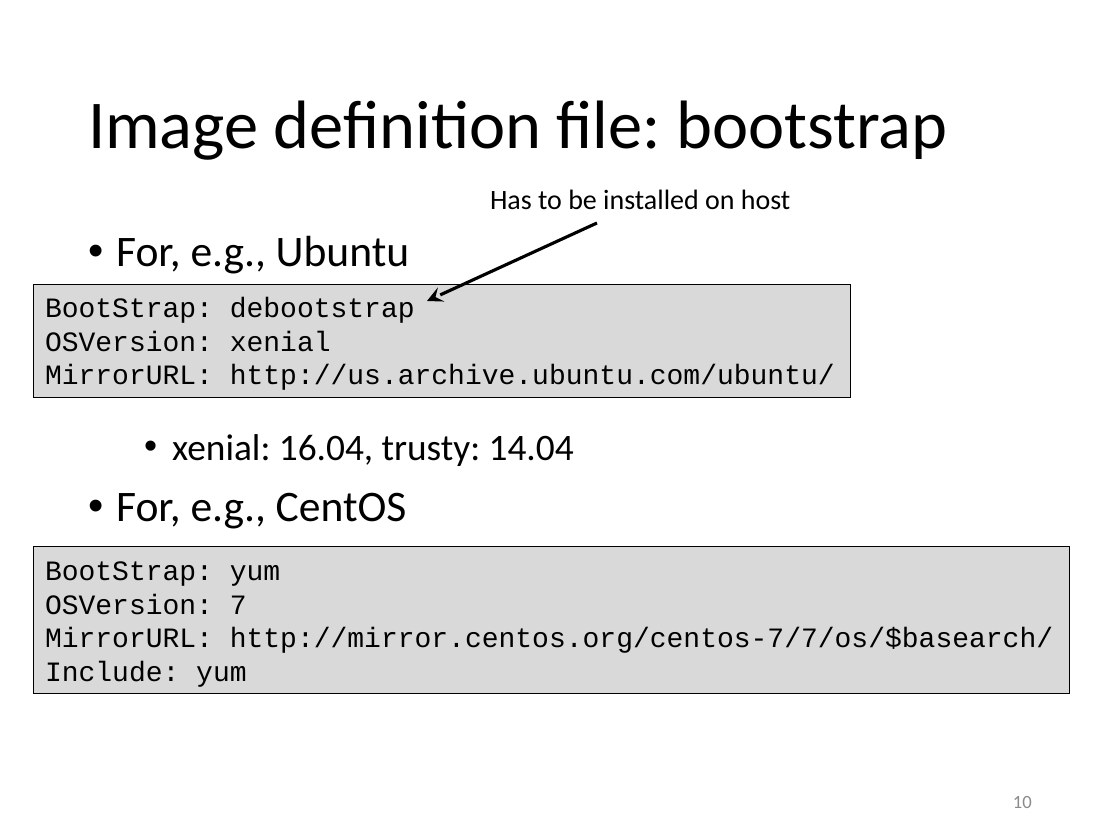
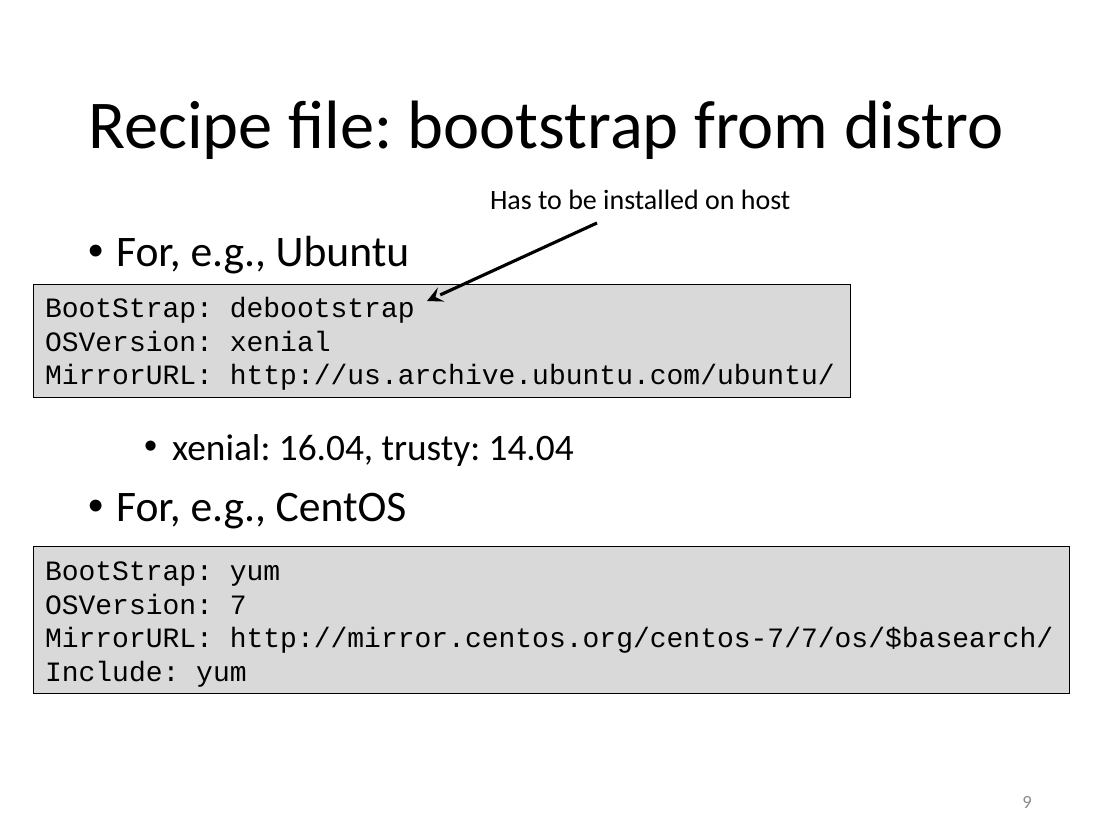
Before and after one commit to gjbex/training-material, a slide deck: slide 9 of Virtualization/singularity.pptx (slide 10 before the commit). Drawn at 1120x840 pixels with LibreOffice and Linux fonts; fonts in the diff are those of the drawing. Boxes give left, top, right and bottom in pixels: in the first picture for what was removed or moved away, otherwise in the second. Text is boxed around its words. In the diff, an @@ line names an element or a change of style, - is before the commit and + after.

```diff
--- a/Virtualization/singularity.pptx
+++ b/Virtualization/singularity.pptx
@@ title at <box>88,100,1003,159</box>: text changed @@
-Image definition file: bootstrap
+Recipe file: bootstrap from distro
@@ page number at <box>1022,796,1031,808</box>: text changed @@
-10
+9
```
Also in this commit, not shown: 14 other slides changed, 4 slides added.
